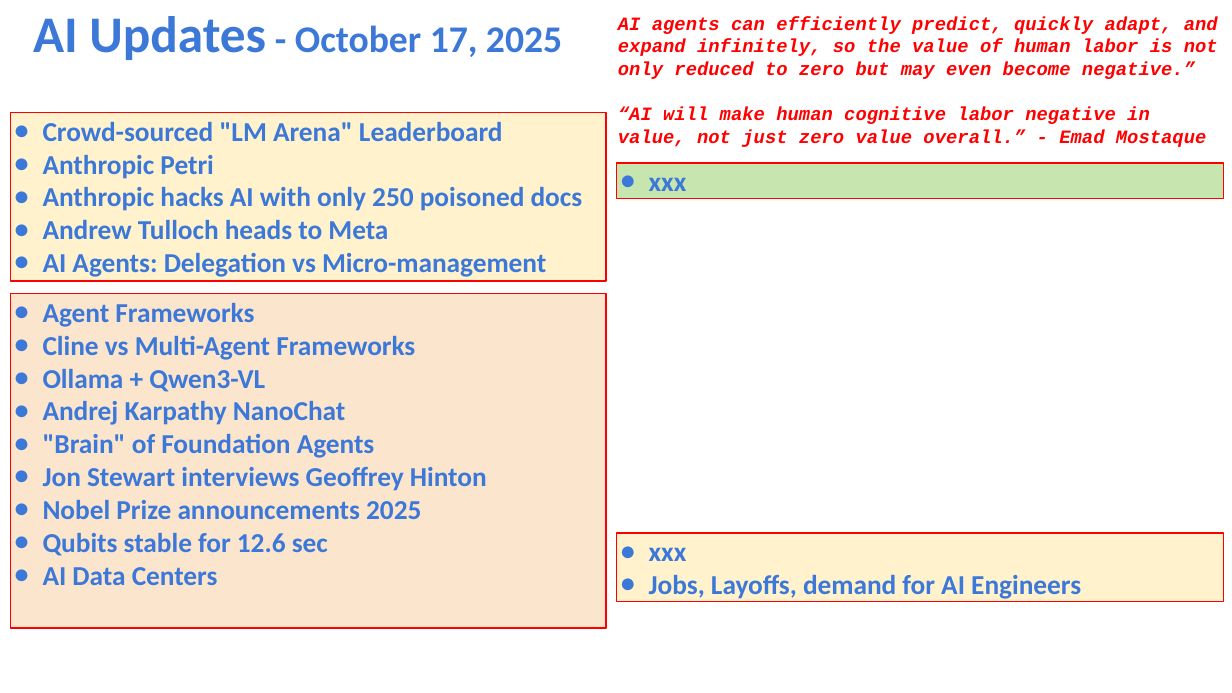
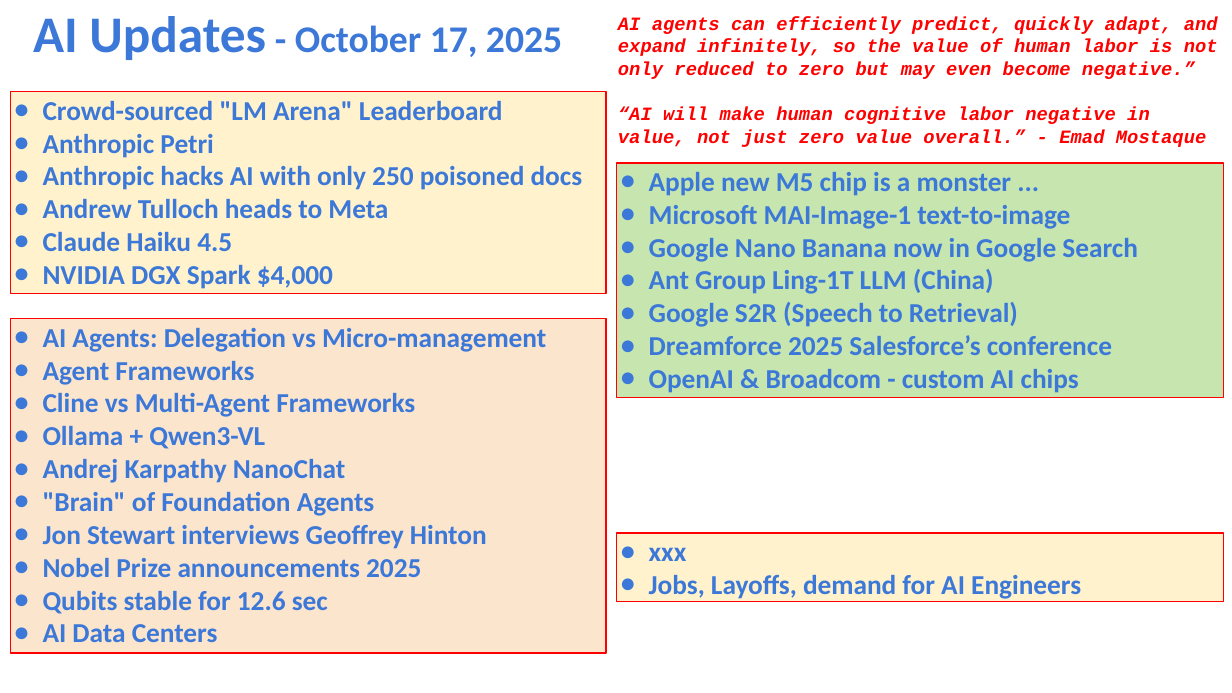
Before and after one commit to lselector/seminar, a slide deck: slide 1 of 2025/2025-10-17-AI-Updates.pptx. Drawn at 1232x693 pixels with LibreOffice and Linux fonts; fonts in the diff are those of the drawing. Boxes give left, top, right and bottom in pixels: in the first picture for what was removed or moved away, otherwise in the second. Text is boxed around its words. In the diff, an @@ line names an element or a change of style, - is before the commit and + after.

Commit message:
update

```diff
--- a/2025/2025-10-17-AI-Updates.pptx
+++ b/2025/2025-10-17-AI-Updates.pptx
@@ rectangle "Crowd-sourced "LM Arena" Leaderboard": place and size @@
-rectangle "Crowd-sourced "LM Arena" Leaderboard" at [11,112,606,281]
+rectangle "Crowd-sourced "LM Arena" Leaderboard" at [11,91,606,293]
@@ rectangle "Apple new M5 chip is ...": place and size @@
-rectangle "Apple new M5 chip is ..." at [617,163,1223,198]
+rectangle "Apple new M5 chip is ..." at [617,163,1223,398]
@@ text in rectangle at [649,172,1137,393]: text changed @@
-● xxx
+● Apple new M5 chip is a monster ...
+● Microsoft MAI-Image-1 text-to-image
+● Google Nano Banana now in Google Search
+● Ant Group Ling-1T LLM (China)
+● Google S2R (Speech to Retrieval)
+● Dreamforce 2025 Salesforce’s conference
+● OpenAI & Broadcom - custom AI chips
@@ text in rectangle at [43,232,333,289]: text changed @@
-● AI Agents: Delegation vs Micro-management
+● Claude Haiku 4.5
+● NVIDIA DGX Spark $4,000
@@ rectangle "AI Agents: Delegation vs Micro-management": place and size @@
-rectangle "AI Agents: Delegation vs Micro-management" at [11,293,606,627]
+rectangle "AI Agents: Delegation vs Micro-management" at [11,319,606,653]
@@ text in rectangle at [43,328,546,352]: paragraph added @@
+● AI Agents: Delegation vs Micro-management
```
Also in this commit, not shown: 4 slides added.
